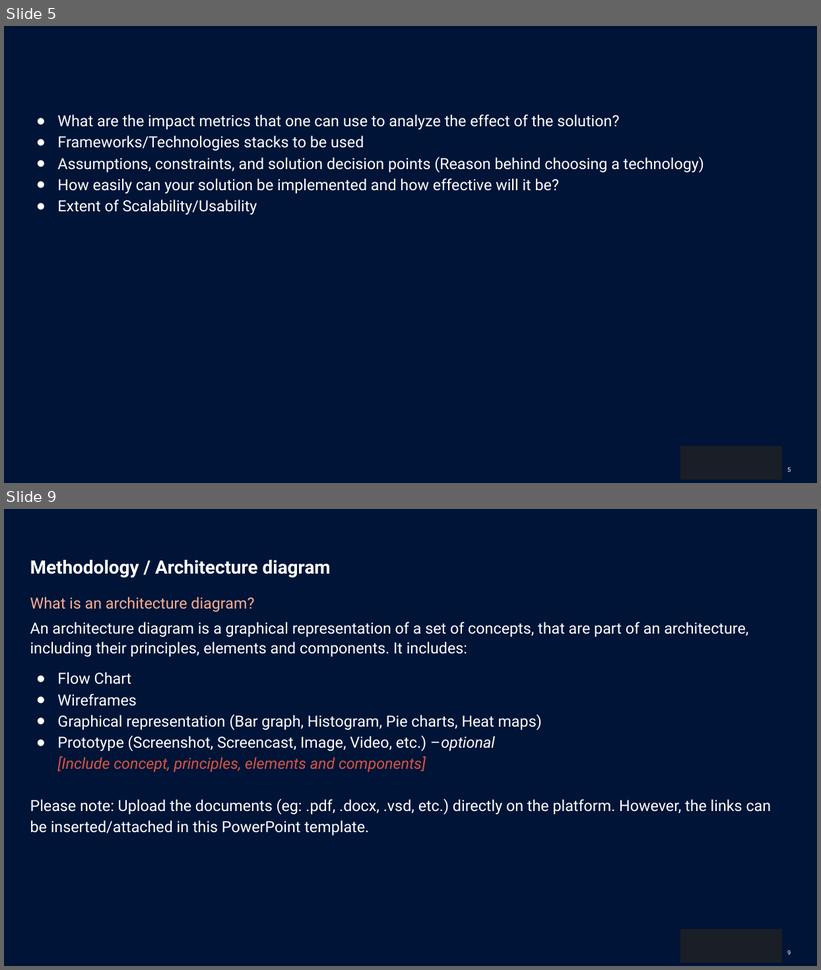
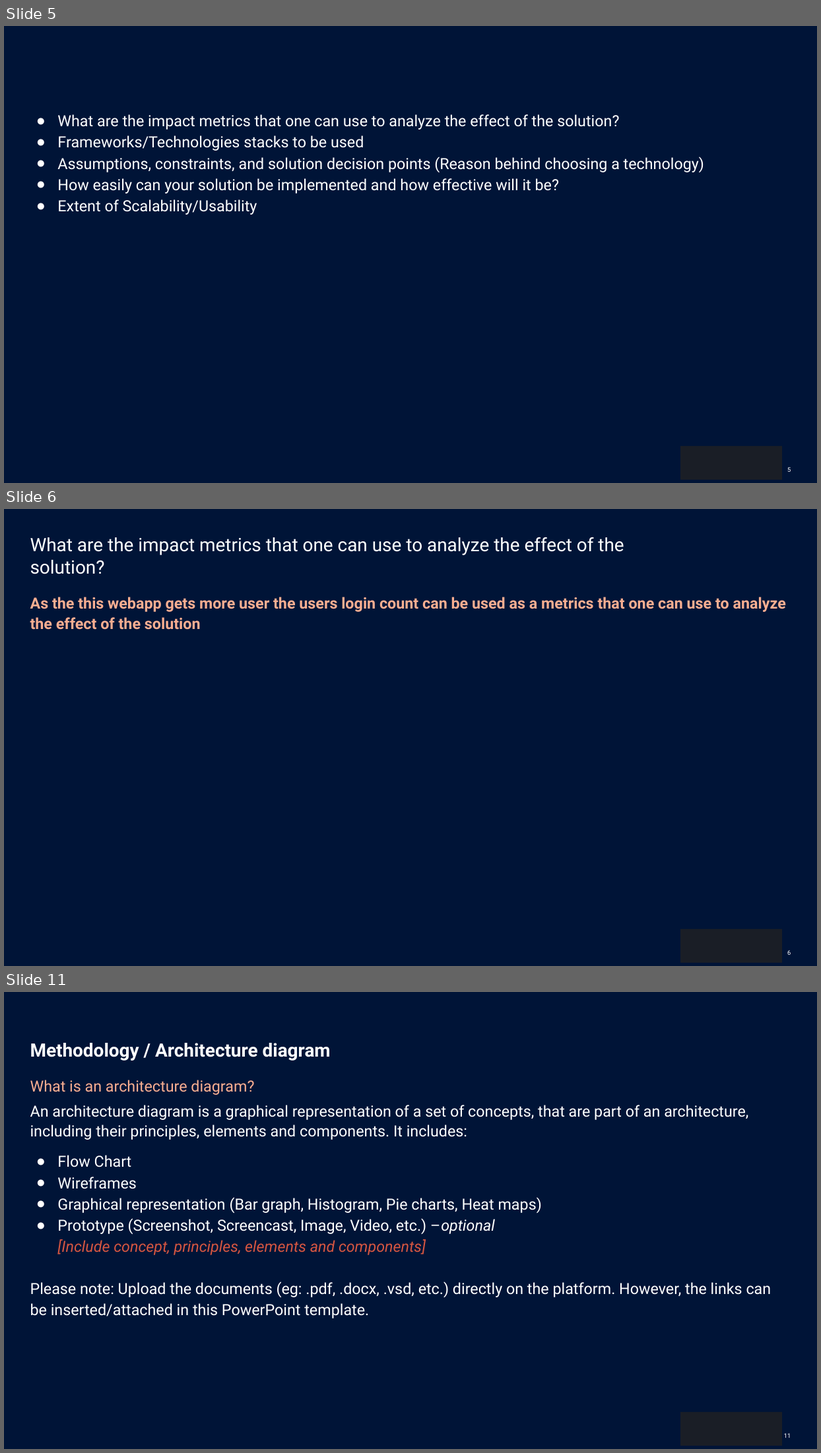
Before and after one commit to Aditya-aot/Hackathon-ION, a slide deck: HackerEarth_Idea_Submission_Template24414bb.pptx. Shown one above the other, each under a label of ours: slides 5 and 9 before the commit, slides 5, 6 and 11 after it; the slides between them are not shown. The pictures are 821x970 and 821x1453 pixels, drawn with LibreOffice and Linux fonts; fonts in the diff are those of the drawing; background and template pictures are left out. Boxes give left, top, right and bottom in pixels: in the first picture for what was removed or moved away, otherwise in the second. Text is boxed around its words. In the diff, an @@ line names an element or a change of style, - is before the commit and + after.

```diff
--- a/HackerEarth_Idea_Submission_Template24414bb.pptx
+++ b/HackerEarth_Idea_Submission_Template24414bb.pptx
@@ slide 6 added at (x1=4, y1=509, x2=817, y2=966), background picture (left out); not listed: 2 template elements that a slide beside it also shows @@
@@ title added at (x1=30, y1=537, x2=624, y2=574), 24 pt, text #FFFFFF @@
+What are the impact metrics that one can use to analyze the effect of the solution?
@@ text added at (x1=30, y1=597, x2=786, y2=630), 20 pt, text #F9AE91, bold @@
+As the this webapp gets more user the users login count can be used as a metrics that one can use to analyze the effect of the solution
@@ what was slide 9 is now slide 11 @@
@@ page number at (x1=784, y1=1434, x2=791, y2=1438): text changed @@
-              9
+              11
```
Also in this commit, not shown: 3 slides changed, 1 other slide added.
